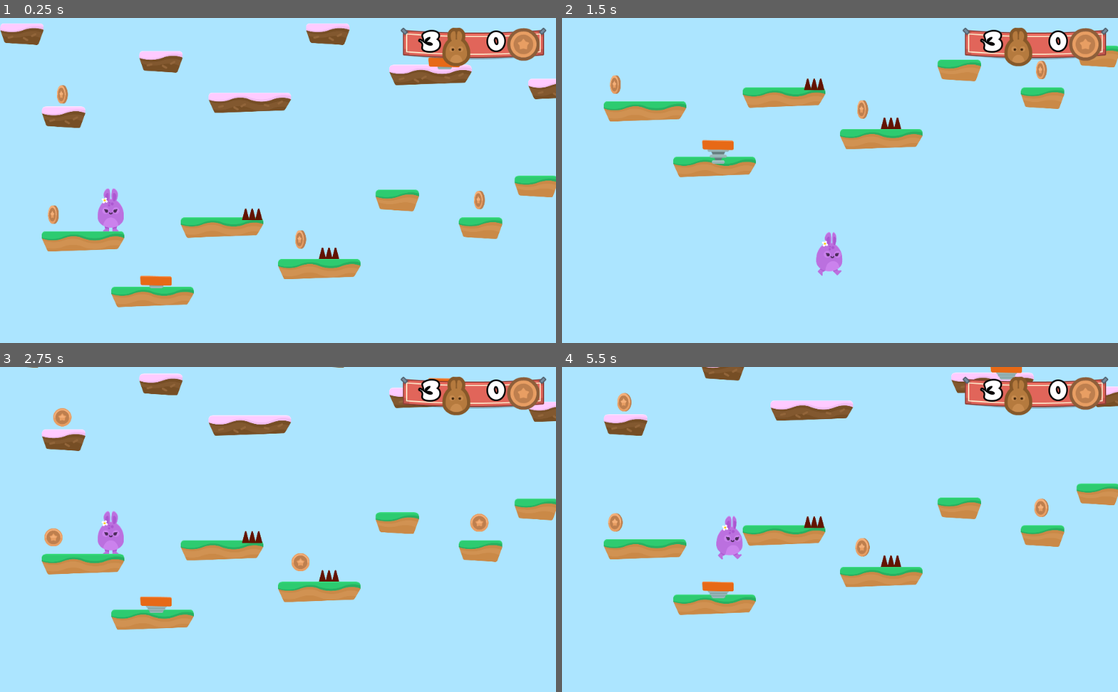
Above: before the commit, frames 1-4 (two rows, left to right).
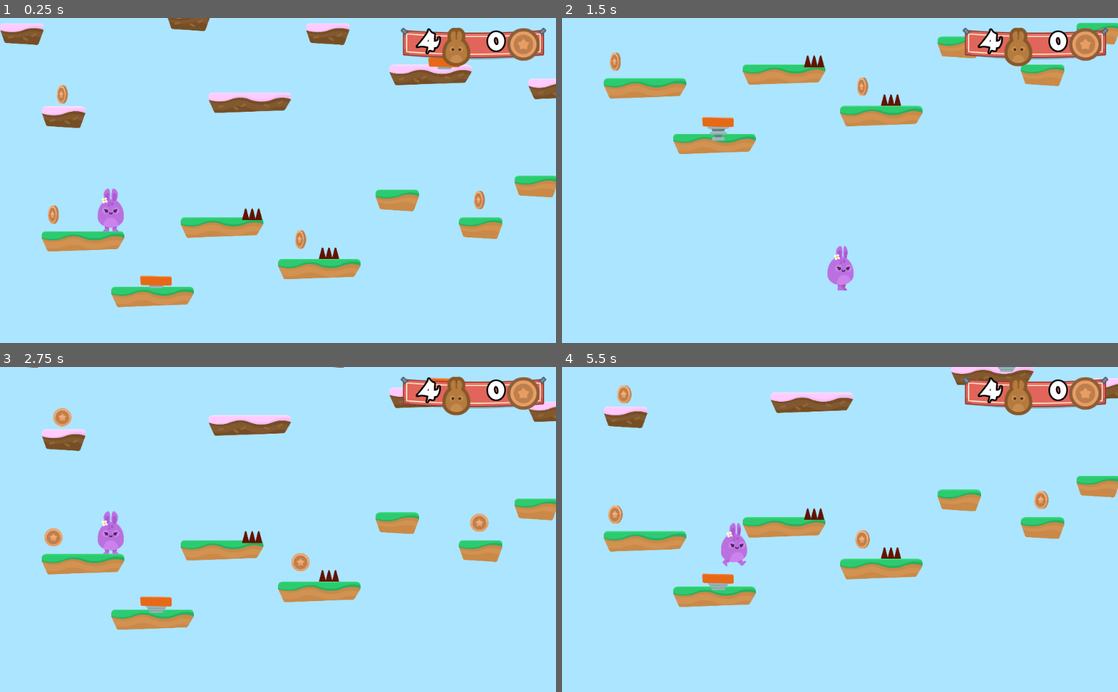
Above: after the commit, the same moments.

Repository: Eggsquisite/Hoppy_Days
Game: Godot game, scene res://Levels/Level1.tscn
Same seed, same stepped clock (60 frames per second), same inputs: the game is played once before the commit and once after it.
Inputs (mouse positions are in pixels of both pictures, inside the frame that each line leads up to):
- Up to frame 1 (0.25 s): no input
- Up to frame 2 (1.5 s): hold D (right) from 0.53 s (still down); tap W (jump) at 0.77 s
- Up to frame 3 (2.75 s): tap W (jump) at 1.52 s; release D (right) at 2 s; click (177, 575) at 2 s
- Up to frame 4 (5.5 s): hold A (left) 2.78-3.53 s; hold D (right) 3.53-4.25 s; tap W (jump) at 3.77, 5.27 s; click (739, 575) at 4.25 s; hold D (right) from 5.03 s (still down)

The runs differ from the first frame. In frame 1, 0.9% of the frame differs, in the area x 25-80%, y 0-17%; in frame 2, 11%, in the area x 7-100%, y 1-84%; in frame 3, 0.7%; in frame 4, 10%.

Commit message:
Bug fixing

Diff:
--- a/Levels/GameState.gd
+++ b/Levels/GameState.gd
@@ -1,6 +1,6 @@
 extends Node2D
 
-var lives = 3
+var lives = 4
 var coins = 0
 var coins_To_Life = 10
 
--- a/Levels/Level1.tscn
+++ b/Levels/Level1.tscn
@@ -20,7 +20,7 @@
 collision_layer = 2147483650
 collision_mask = 2147483649
 format = 1
-tile_data = PoolIntArray( -1179612, 5, 0, -1179563, 5, 0, -1 …(160 unchanged characters)… 2, 0, -786317, 6, 0, -720857, 4, 0, -589779, 1, 0, -589713, 5, 0, -589691, 6, 0, -524288, 1, 0, -524266, 1, 0, -524239, 1, 0, -524231, 4, 0, -524216, 5, 0, -524208, 4, 0, -458658, 5, 0, -458609, 4, 0, -393206, 1, 0, -393163, 1, 0, -327652, 0, 0, -3275 …(640 unchanged characters)…
+tile_data = PoolIntArray( -1179612, 5, 0, -1179563, 5, 0, -1 …(160 unchanged characters)… 2, 0, -786317, 6, 0, -720857, 4, 0, -589812, 1, 0, -589779, 1, 0, -589713, 5, 0, -589691, 6, 0, -524288, 1, 0, -524266, 1, 0, -524239, 1, 0, -524231, 4, 0, -524216, 5, 0, -524208, 4, 0, -458658, 5, 0, -458609, 4, 0, -393163, 1, 0, -327652, 0, 0, -3275 …(640 unchanged characters)…
 
 [node name="Hazards" type="Node" parent="."]
 
--- a/Player/Player.gd
+++ b/Player/Player.gd
@@ -25,7 +25,7 @@
 func apply_Gravity():
 	if position.y > WORLD_LIMIT:
 		get_tree().call_group("Gamestate", "end_game")
-	if is_on_floor():
+	if is_on_floor() and motion.y > 0:
 		motion.y = 0
 		isJumping = false
 	elif is_on_ceiling():
@@ -59,12 +59,13 @@
 	motion.y = 0
 	yield(get_tree(), "idle_frame")
 	isJumping = true
-	motion.y -= JUMP_SPEED * BOOST_MULTIPLIER
+	motion.y = -JUMP_SPEED * BOOST_MULTIPLIER
 
 
 func hurt():
 	position.y -= 1
 	motion.y = 0
 	yield(get_tree(), "idle_frame") 	# wait a frame, then jump will work as it's not affected by gravity when is_on_floor
-	motion.y -= JUMP_SPEED * HURT_MULTIPLIER
+	isJumping = true
+	motion.y = -JUMP_SPEED * HURT_MULTIPLIER
 	$HurtSFX.play()
